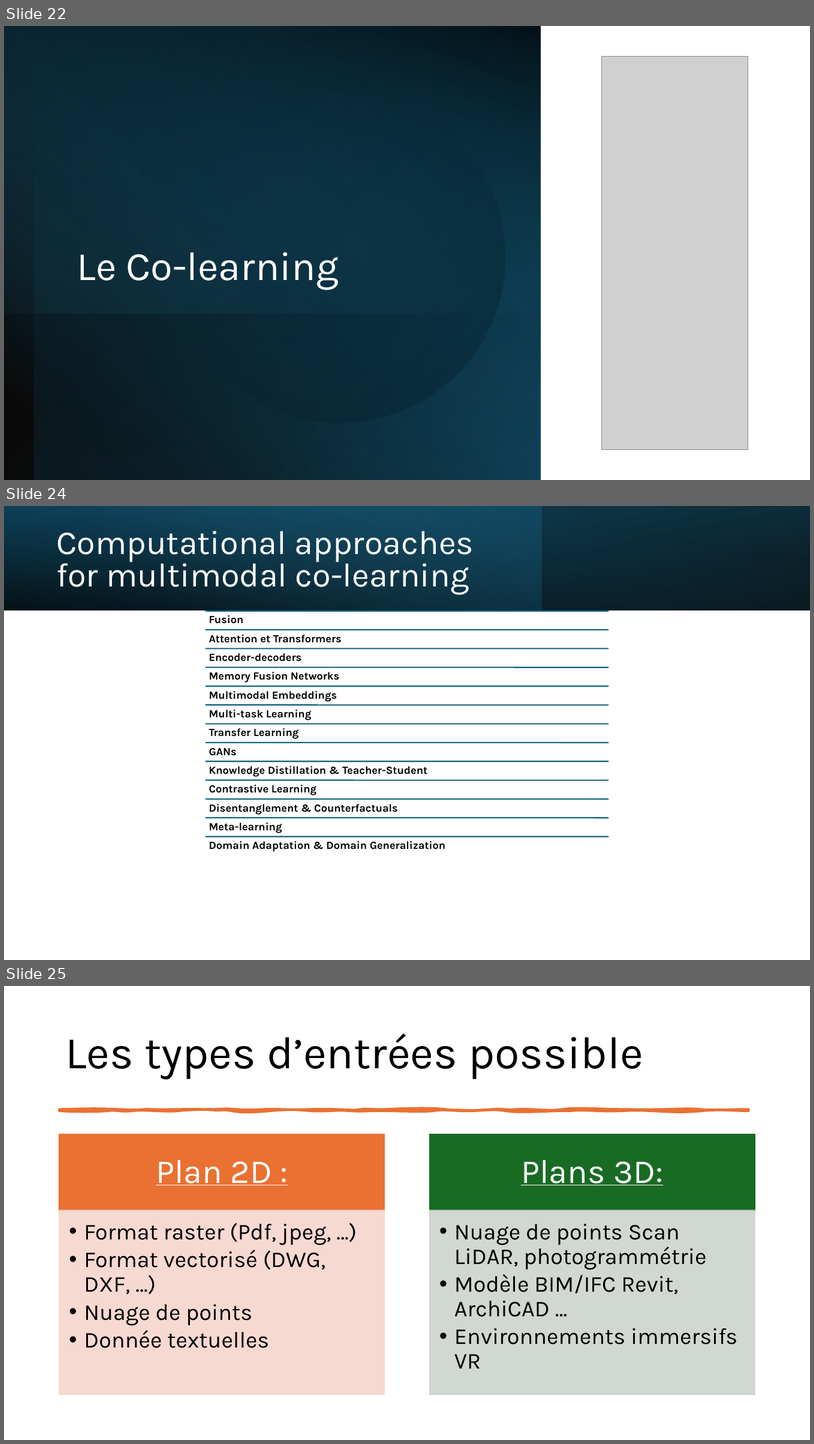
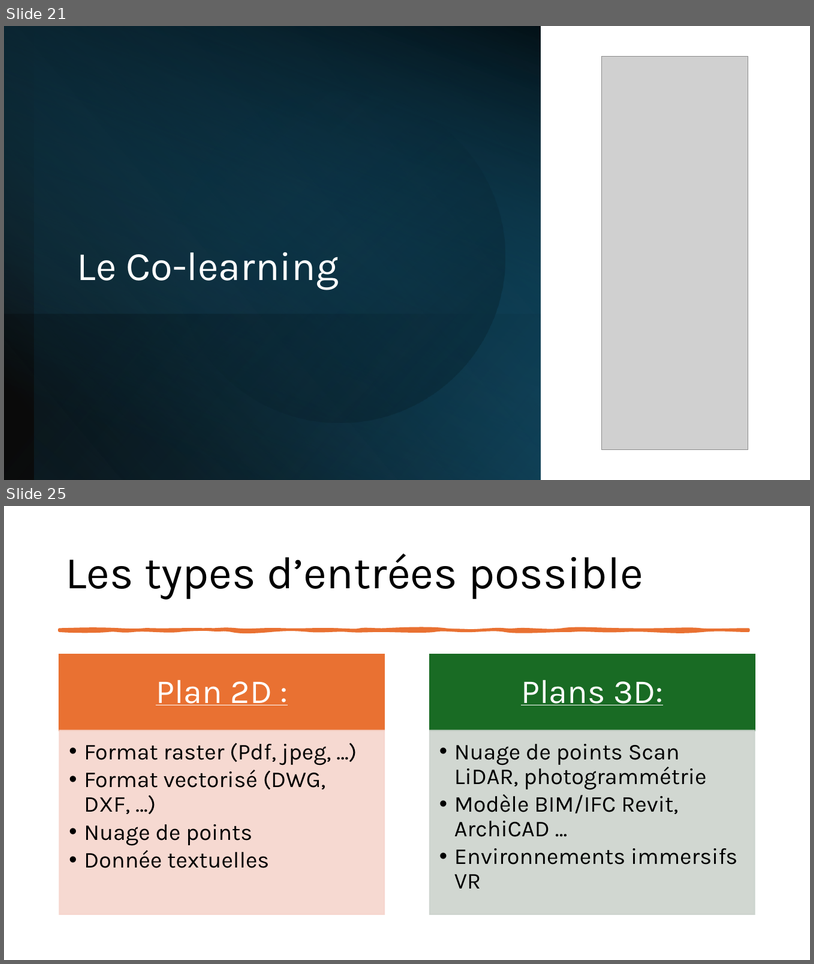
Before and after one commit to IzowRM/Stage-Cetic, a slide deck: Doc Slide/Slide Jeudi 11_09.pptx. Shown one above the other, each under a label of ours: slides 22, 24 and 25 before the commit, slides 21 and 25 after it; the slides between them are not shown. The pictures are 814x1444 and 814x964 pixels, drawn with LibreOffice and Linux fonts; fonts in the diff are those of the drawing; grey boxes stand for pictures. Boxes give left, top, right and bottom in pixels: in the first picture for what was removed or moved away, otherwise in the second. Text is boxed around its words. In the diff, an @@ line names an element or a change of style, - is before the commit and + after.

```diff
--- a/Doc Slide/Slide Jeudi 11_09.pptx
+++ b/Doc Slide/Slide Jeudi 11_09.pptx
@@ slide 24 removed at <box>4,506,810,960</box>, background #FFFFFF @@
@@ rectangle removed at <box>4,506,810,610</box> @@
@@ rectangle removed at <box>4,506,542,610</box> @@
@@ rectangle removed at <box>4,506,810,610</box> @@
@@ text removed at <box>56,531,474,594</box> @@
-Computational approaches for multimodal co-learning
@@ group removed at <box>206,610,609,852</box>: 13 lines, 13 texts @@
-Fusion
-Attention et Transformers
-Encoder-decoders
-Memory Fusion Networks
-Multimodal Embeddings
-Multi-task Learning
-Transfer Learning
-GANs
-Knowledge Distillation & Teacher-Student
-Contrastive Learning
-Disentanglement & Counterfactuals
-Meta-learning
-Domain Adaptation & Domain Generalization
@@ what was slide 22 is now slide 21 @@
```
Also in this commit, not shown: 9 slides changed, 1 slide added, 2 other slides removed, 10 other files.
